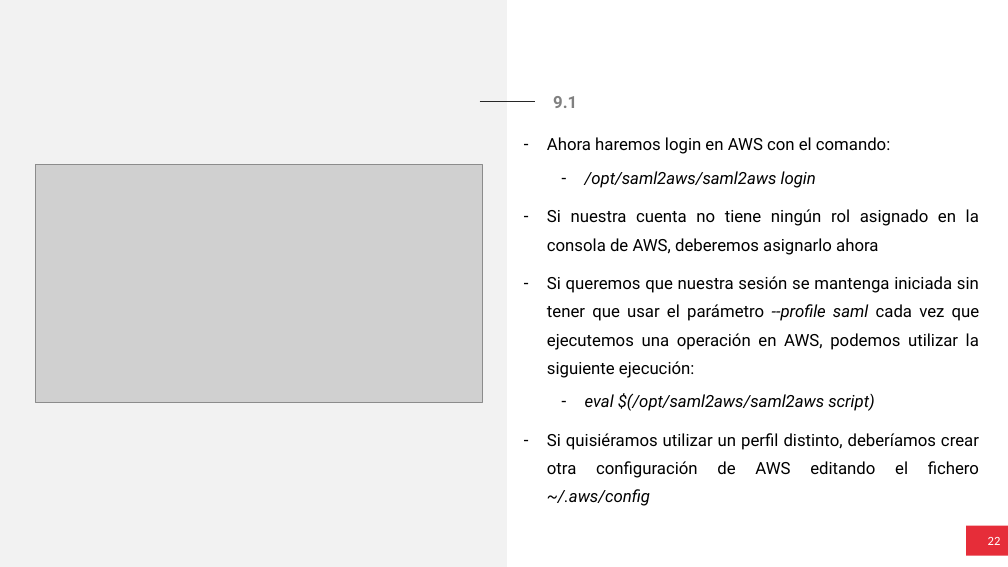
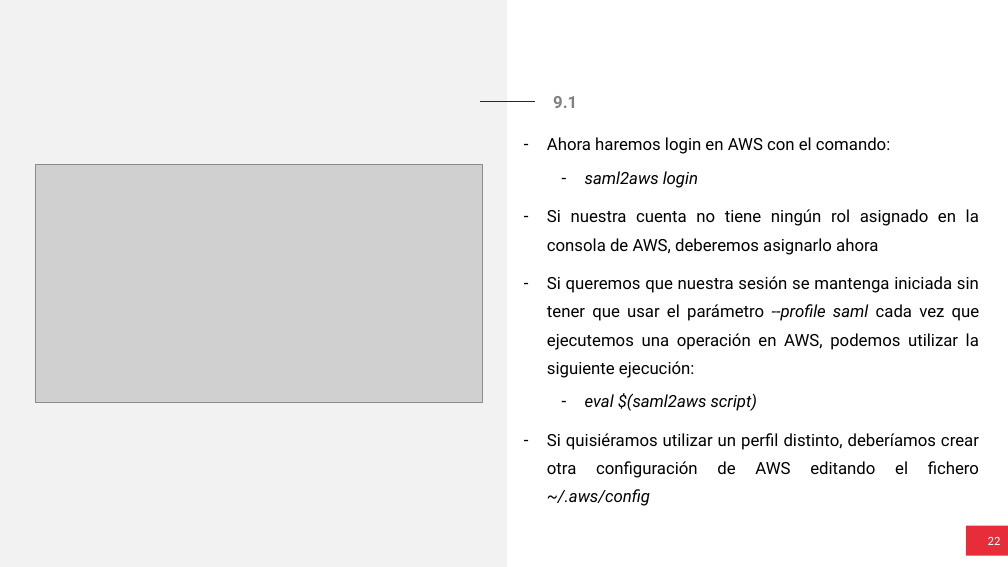
Before and after one commit to izhanh/TV3CloudToolsCourse, a slide deck: slide 22 of 1. Preparación del entorno/1. Preparación del Entorno.pptx. Drawn at 1008x567 pixels with LibreOffice and Linux fonts; fonts in the diff are those of the drawing; grey boxes stand for pictures. Boxes give left, top, right and bottom in pixels: in the first picture for what was removed or moved away, otherwise in the second. Text is boxed around its words. In the diff, an @@ line names an element or a change of style, - is before the commit and + after.

```diff
--- a/1. Preparación del entorno/1. Preparación del Entorno.pptx
+++ b/1. Preparación del entorno/1. Preparación del Entorno.pptx
@@ text at box(585, 171, 698, 188): text changed @@
-  – /opt/saml2aws/saml2aws login
+  – saml2aws login
@@ text at box(585, 393, 757, 411): text changed @@
-  – eval $(/opt/saml2aws/saml2aws script)
+  – eval $(saml2aws script)
```
Also in this commit, not shown: 1 other slide changed, 1 slide added, 1 other file.
